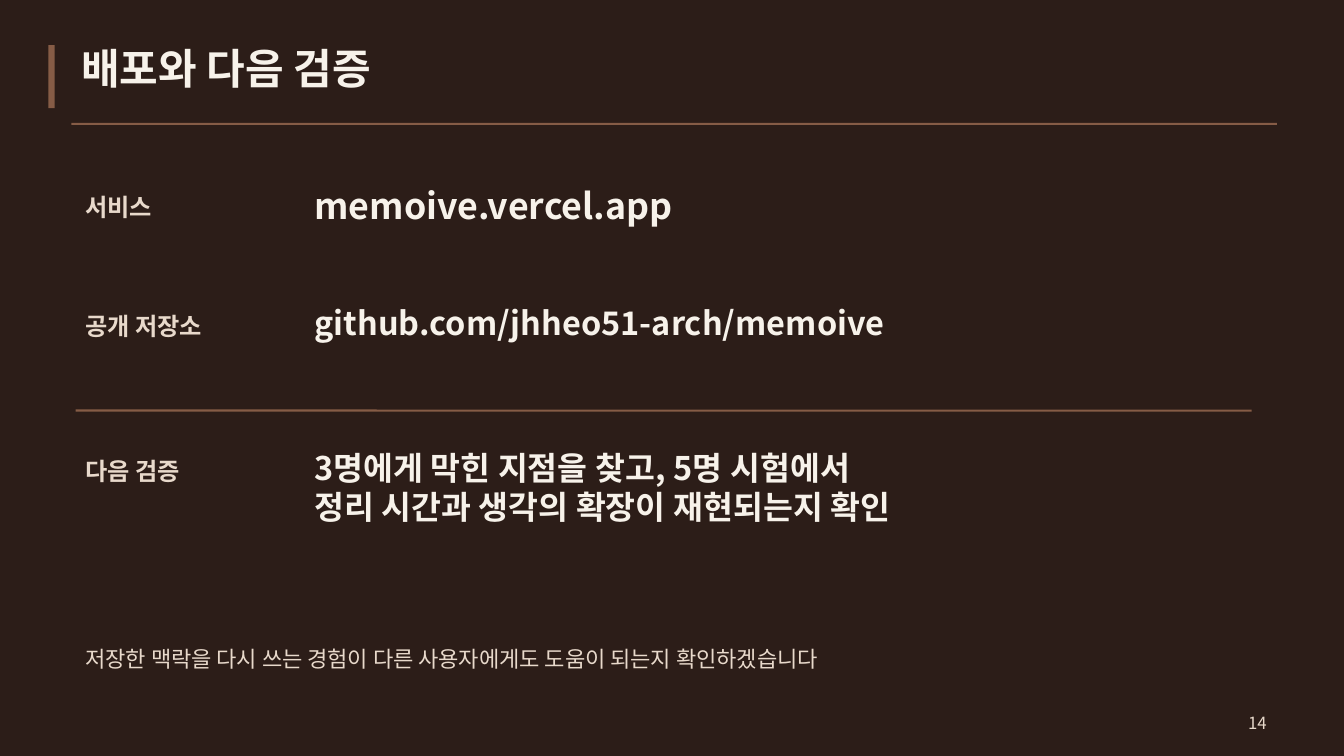
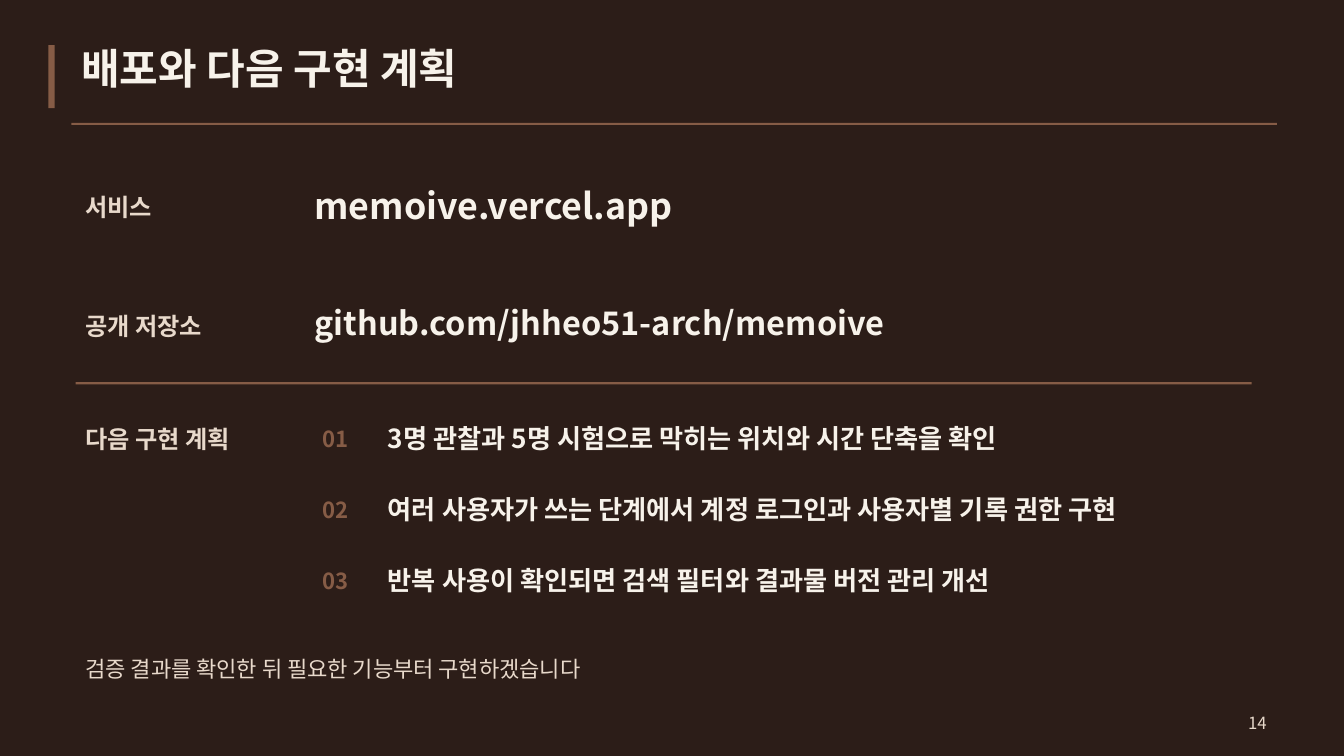
Before and after one commit to jhheo51-arch/memoive, a slide deck: slide 14 of docs/presentation/MEMOIVE-Presentation.pptx. Drawn at 1344x756 pixels with LibreOffice and Linux fonts; fonts in the diff are those of the drawing. Boxes give left, top, right and bottom in pixels: in the first picture for what was removed or moved away, otherwise in the second. Text is boxed around its words. In the diff, an @@ line names an element or a change of style, - is before the commit and + after.

```diff
--- a/docs/presentation/MEMOIVE-Presentation.pptx
+++ b/docs/presentation/MEMOIVE-Presentation.pptx
@@ text at (81,48,457,88): text changed @@
-배포와 다음 검증
+배포와 다음 구현 계획
@@ line moved from (76, 410) - (1252, 410) to (76, 383) - (1252, 383) @@
@@ text at (85,427,229,450): text changed @@
-다음 검증
+다음 구현 계획
@@ text added at (323,430,349,447), 15.8 pt, text #865C46, bold @@
+01
@@ text added at (388,426,997,451), 18.8 pt, text #F7F2EA, bold @@
+3명 관찰과 5명 시험으로 막히는 위치와 시간 단축을 확인
@@ text removed at (314,452,890,522) @@
-3명에게 막힌 지점을 찾고, 5명 시험에서
-정리 시간과 생각의 확장이 재현되는지 확인
@@ text added at (323,501,349,518), 15.8 pt, text #865C46, bold @@
+02
@@ text added at (388,497,1116,522), 18.8 pt, text #F7F2EA, bold @@
+여러 사용자가 쓰는 단계에서 계정 로그인과 사용자별 기록 권한 구현
@@ text added at (388,568,990,593), 18.8 pt, text #F7F2EA, bold @@
+반복 사용이 확인되면 검색 필터와 결과물 버전 관리 개선
@@ text added at (323,572,349,589), 15.8 pt, text #865C46, bold @@
+03
@@ text at (86,658,581,679): text changed @@
-저장한 맥락을 다시 쓰는 경험이 다른 사용자에게도 도움이 되는지 확인하겠습니다
+검증 결과를 확인한 뒤 필요한 기능부터 구현하겠습니다
```
Also in this commit, not shown: 1 other slide changed.
